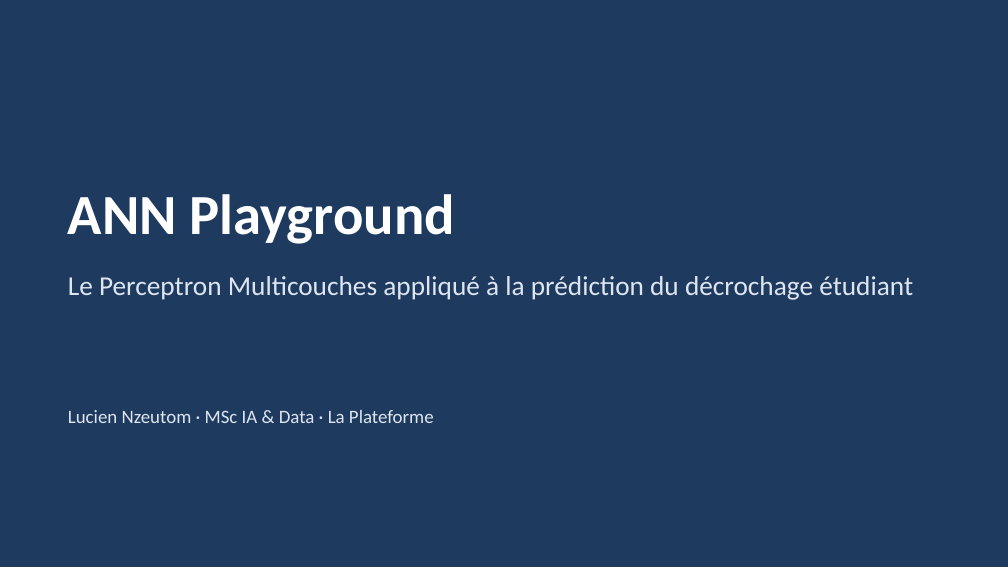
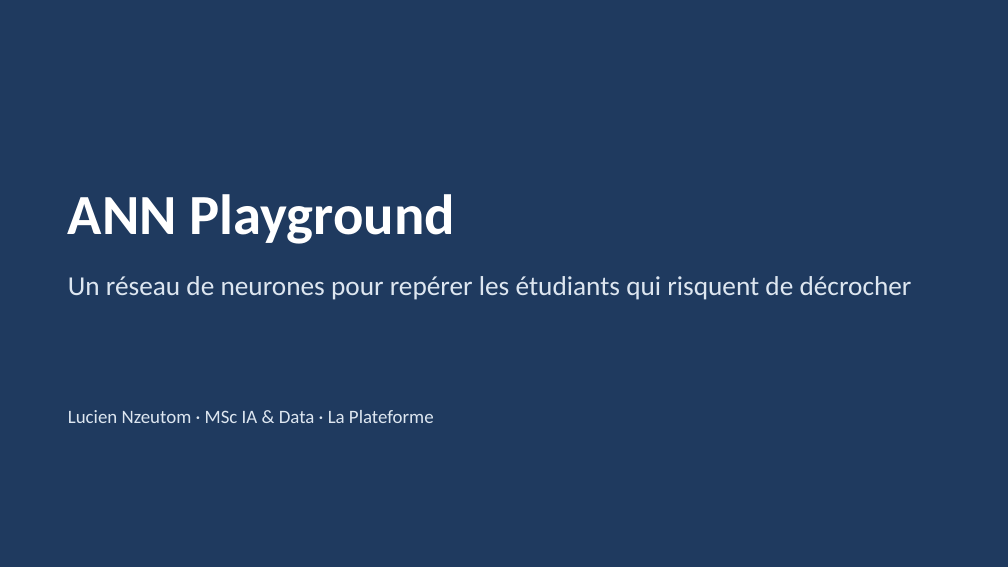
Before and after one commit to TheGoatLucien/ANN-playground, a slide deck: slide 1 of slides/ANN_playground_presentation.pptx. Drawn at 1008x567 pixels with LibreOffice and Linux fonts; fonts in the diff are those of the drawing. Boxes give left, top, right and bottom in pixels: in the first picture for what was removed or moved away, otherwise in the second. Text is boxed around its words. In the diff, an @@ line names an element or a change of style, - is before the commit and + after.

```diff
--- a/slides/ANN_playground_presentation.pptx
+++ b/slides/ANN_playground_presentation.pptx
@@ text at box(68, 276, 912, 300): text changed @@
-Le Perceptron Multicouches appliqué à la prédiction du décrochage étudiant
+Un réseau de neurones pour repérer les étudiants qui risquent de décrocher
```
Also in this commit, not shown: 1 other slide changed, 11 slides added, 13 slides removed.
